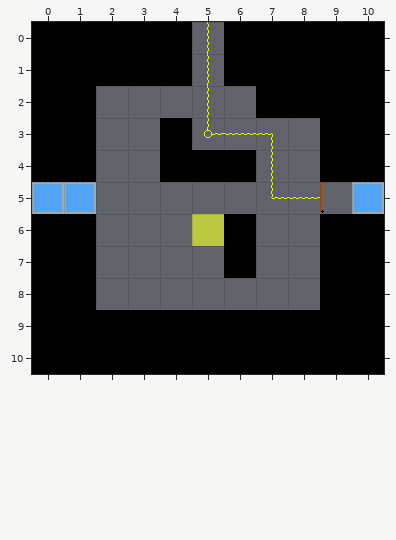
Tiled map (JSON): Assets/Level_Editor/TileMap/Room_6.tmj. The picture above is the old version.
Cells are 32x32 px. Shown: x 0..10, y 0..10.
After the commit:
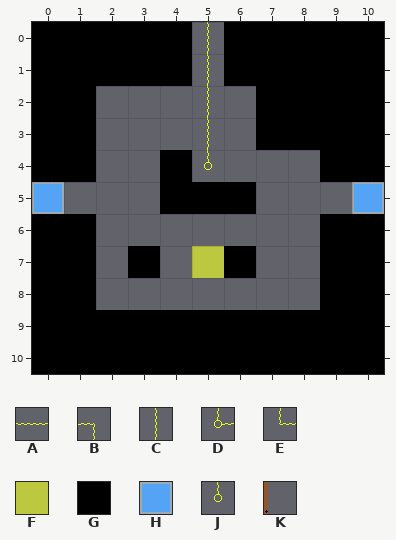
Key: from "tileSet": A 6, B 7, C 15, D 18, E 25, F 32, G 33, H 45, J 47, K 82.
_ is an empty cell.
Changes in this commit:
Layer "Blocks":
y 3: x 4 G -> _; x 7..8 __ -> GG
y 4: x 5..6 GG -> __
y 5: x 1 H -> _; x 4..6 ___ -> GGG
y 6: x 5..6 FG -> __
y 7: x 3 _ -> G; x 5 _ -> F
Layer "Overlap":
y 3: x 5..7 DAB -> C__
y 4: x 5 _ -> J; x 7 C -> _
y 5: x 7..9 EAK -> ___
Where, in picture pixels (left, top, right, bottom), the same in both pictures:
changed: (160, 118, 325, 278)
removed: (64, 182, 96, 214)
added: (128, 246, 160, 278)
